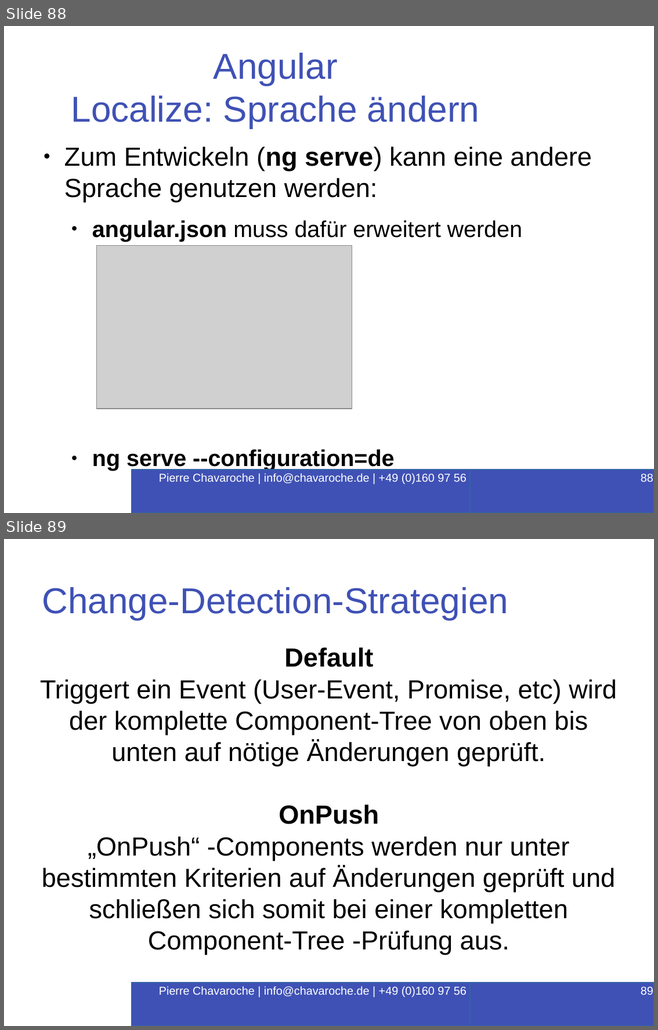
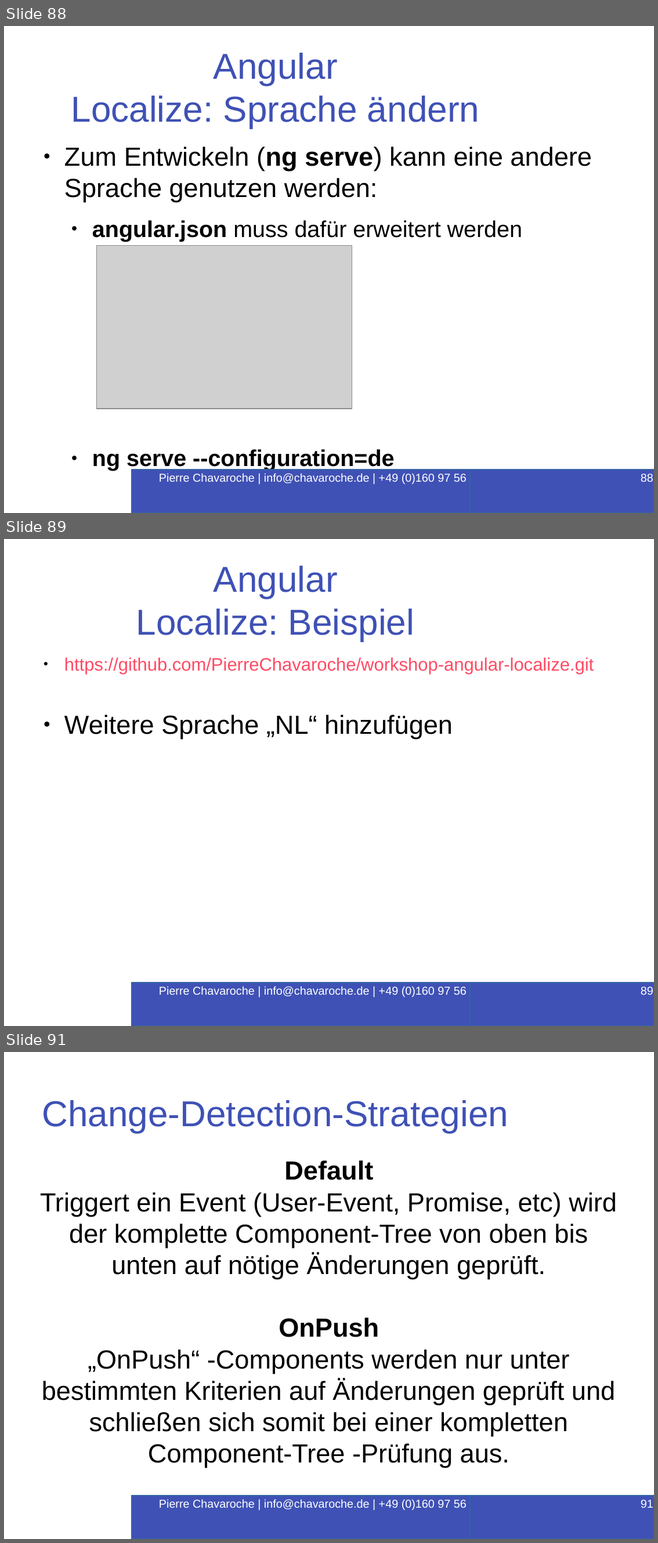
Before and after one commit to PierreChavaroche/workshop-presentation, a slide deck: Angular-RxJS.odp. Shown one above the other, each under a label of ours: slides 88 and 89 before the commit, slides 88, 89 and 91 after it; the slides between them are not shown. The pictures are 658x1030 and 658x1543 pixels, drawn with LibreOffice and Linux fonts; fonts in the diff are those of the drawing; grey boxes stand for pictures; background and template pictures are left out. Boxes give left, top, right and bottom in pixels: in the first picture for what was removed or moved away, otherwise in the second. Text is boxed around its words. In the diff, an @@ line names an element or a change of style, - is before the commit and + after.

```diff
--- a/Angular-RxJS.odp
+++ b/Angular-RxJS.odp
@@ slide 89 added at (4,539,654,1026), background #FFFFFF @@
@@ title added at (136,566,414,642), 44 pt, text #3F51B5 @@
+Angular
+Localize: Beispiel
@@ text added at (64,657,593,739), 22 pt, text #FF4A64 @@
+● https://github.com/PierreChavaroche/workshop-angular-localize.git
+● Weitere Sprache „NL“ hinzufügen
@@ rectangle added at (132,983,526,1026), fill #3F51B5, outline #3465A4 1.5 pt, 14 pt, text #FFFFFF @@
+Pierre Chavaroche | info@chavaroche.de | +49 (0)160 97 56 16 87
@@ page number added at (470,983,654,1026), fill #3F51B5, outline #3465A4 1.5 pt, 14 pt, text #FFFFFF @@
+89
@@ what was slide 89 is now slide 91 @@
@@ page number at (640,1500,653,1508): text changed @@
-89
+91
```
Also in this commit, not shown: 1 slide changed.
